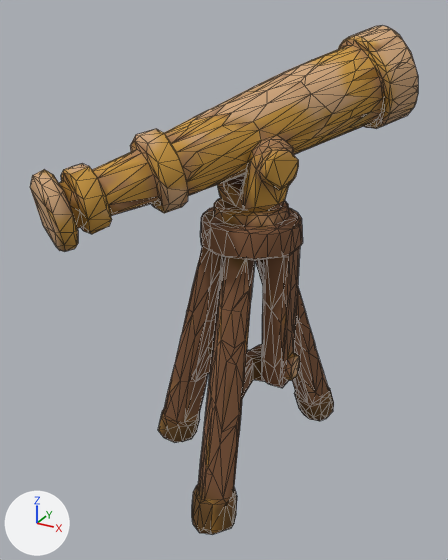
One commit to the glTF model public/models/f-telescope.glb: the scene before it, then after it.
Before and after are seen from a 50 mm lens placed at (0.566, -1.095, 0.534), pointed at (-0.027, -0.017, -0.005). Every picture has the same lights, and +X, +Y and +Z are marked at lower left. The older version comes first. Mesh edges are drawn as thin lines. Where no turn or scale is listed for an object, it has been applied to the vertices. Vertices at exactly the same position are counted once.

Script lines for the objects in view, before the commit:
```python
me_tripo_mesh_b69ed16f_1faf_4561_8976_e7bc88448ecc = bpy.data.meshes.new('tripo_mesh_b69ed16f-1faf-4561-8976-e7bc88448ecc')
me_tripo_mesh_b69ed16f_1faf_4561_8976_e7bc88448ecc.from_pydata(...)  # 1408 vertices, 2828 faces; spans x -0.28..0.28, y -0.36..0.36, z -0.5..0.5
me_tripo_mesh_b69ed16f_1faf_4561_8976_e7bc88448ecc.materials.append(mat_tripo_material_b69ed16f_1faf_4561_8976_e7bc88448ecc)  # picture img_color_b69ed16f_1faf_4561_8976_e7bc88448ecc
ob_tripo_node_b69ed16f_1faf_4561_8976_e7bc88448ecc = bpy.data.objects.new('tripo_node_b69ed16f-1faf-4561-8976-e7bc88448ecc', me_tripo_mesh_b69ed16f_1faf_4561_8976_e7bc88448ecc)
ob_tripo_node_b69ed16f_1faf_4561_8976_e7bc88448ecc.location = (0.0, 0.0, 0.0)
```
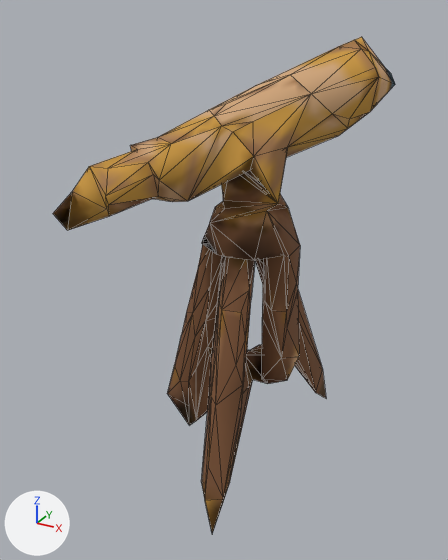
Where the newer file only moved an object's origin or applied its transform, the numbers keep the older frame.

The change, as JSON lines over the scene's bpy script:
```json
{"block": "me_tripo_mesh_b69ed16f_1faf_4561_8976_e7bc88448ecc", "where": "# used by ob_tripo_node_b69ed16f_1faf_4561_8976_e7bc88448ecc; location = (0.0, 0.0, 0.0)"}
{"op": "remove", "block": "me_tripo_mesh_b69ed16f_1faf_4561_8976_e7bc88448ecc", "code": "me_tripo_mesh_b69ed16f_1faf_4561_8976_e7bc88448ecc.from_pydata(...)  # 1408 vertices, 2828 faces; spans x -0.28..0.28, y -0.36..0.36, z -0.5..0.5"}
{"op": "add", "block": "me_tripo_mesh_b69ed16f_1faf_4561_8976_e7bc88448ecc", "code": "me_tripo_mesh_b69ed16f_1faf_4561_8976_e7bc88448ecc.from_pydata(...)  # 254 vertices, 519 faces; spans x -0.228..0.219, y -0.36..0.349, z -0.495..0.48"}
{"block": "me_tripo_mesh_b69ed16f_1faf_4561_8976_e7bc88448ecc", "change": "me_tripo_mesh_b69ed16f_1faf_4561_8976_e7bc88448ecc part 1: 1154 vertices removed from x -0.28..0.28, y -0.356..0.36, z -0.5..0.5"}
```

Boxes (x1, y1, x2, y2) around the edits, measured in the pictures (448 x 560 px):
```json
{"object": "tripo_node_b69ed16f-1faf-4561-8976-e7bc88448ecc", "change": "reshaped", "before": [30, 26, 418, 534], "after": [53, 37, 395, 533], "on screen": "12% narrower"}
{"part": 1, "of": "me_tripo_mesh_b69ed16f_1faf_4561_8976_e7bc88448ecc", "change": "deleted", "before": [30, 26, 418, 534], "on screen": "brown"}
```
